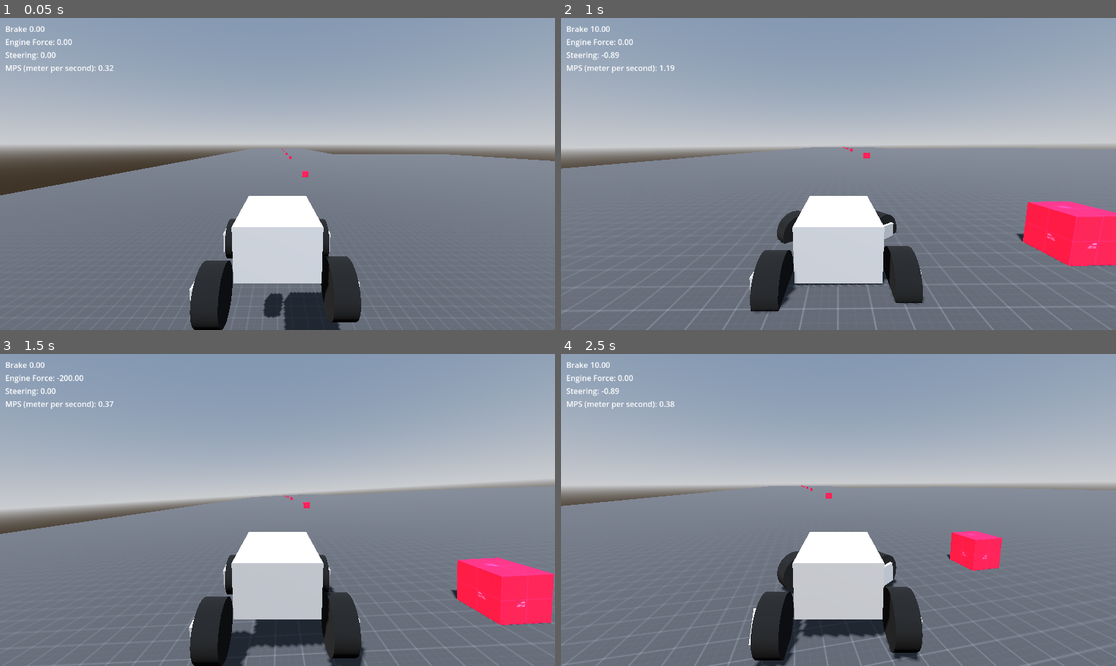
Above: before the commit, frames 1-4 (two rows, left to right).
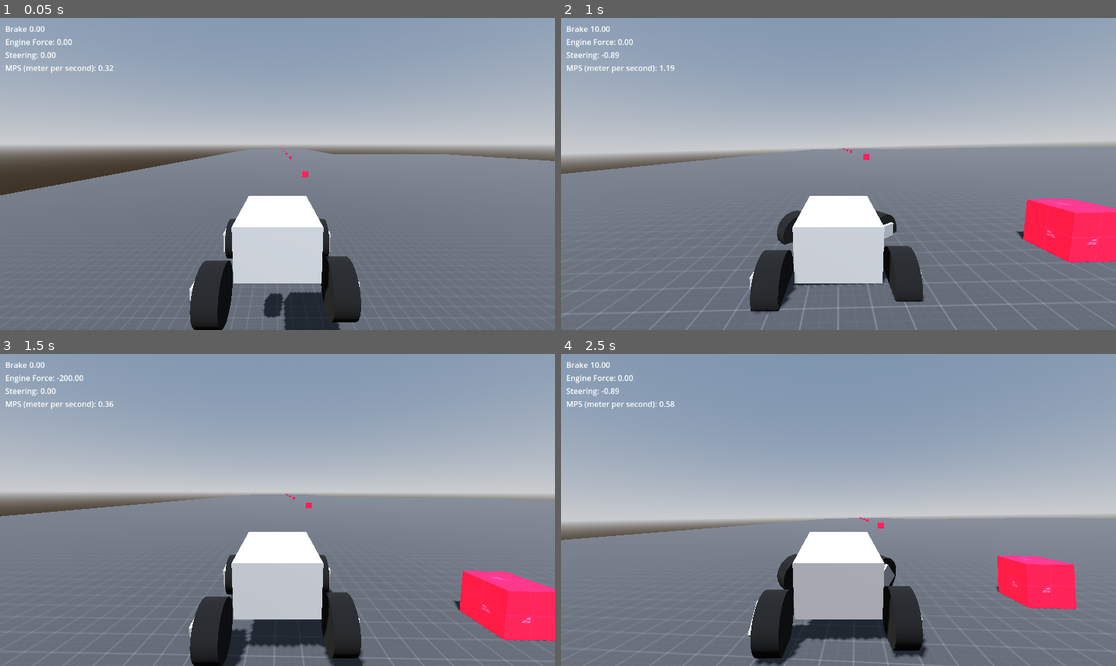
Above: after the commit, the same moments.

Repository: Lightnet/godot_vehicle_tests
Game: Godot game, scene res://main.tscn
The game is run twice, just before and just after one commit, with the same random seed, the same clock (stepped at 60 frames per second) and the same inputs.
Inputs:
- Up to frame 1 (0.05 s): no input
- Up to frame 2 (1 s): hold D (right) from 0.53 s (still down); hold Space (break) from 0.53 s (still down)
- Up to frame 3 (1.5 s): release D (right) at 1.28 s; release Space (break) at 1.28 s; hold S (backward) from 1.28 s (still down); tap Space (break) at 1.35 s
- Up to frame 4 (2.5 s): release S (backward) at 2.03 s; hold D (right) from 2.03 s (still down); hold Space (break) from 2.03 s (still down)

Frame 1 is identical in both runs. In frame 2, 3.2% of the frame differs, in the area x 0-100%, y 41-100%; in frame 3, 7.1%; in frame 4, 25%, in the area x 0-100%, y 15-100%.

Commit message:
testing roll limit.

Diff:
--- a/prefabs/vehicle01/vehicle_body_3d_01.tscn
+++ b/prefabs/vehicle01/vehicle_body_3d_01.tscn
@@ -1,6 +1,6 @@
 [gd_scene load_steps=8 format=3 uid="uid://bkkioyhfod12k"]
 
-[ext_resource type="Script" uid="uid://bwqr372bppkoy" path="res://scripts/vehicle_body_3d.gd" id="1_mgoff"]
+[ext_resource type="Script" uid="uid://bwqr372bppkoy" path="res://scripts/vehicle_body_3d_01.gd" id="1_mgoff"]
 [ext_resource type="Script" uid="uid://baidkja325hlq" path="res://prefabs/vehicle01/control_mps.gd" id="2_ukm51"]
 
 [sub_resource type="StandardMaterial3D" id="StandardMaterial3D_ukm51"]
@@ -20,8 +20,9 @@
 size = Vector3(1.5, 1, 2)
 
 [node name="VehicleBody3D" type="VehicleBody3D"]
+mass = 60.0
 center_of_mass_mode = 1
-center_of_mass = Vector3(0, -1, 0)
+center_of_mass = Vector3(0, -0.5, 0)
 script = ExtResource("1_mgoff")
 ENGINE_POWER = 200
 
@@ -106,6 +107,9 @@
 mesh = SubResource("BoxMesh_ukm51")
 
 [node name="Marker3D" type="Marker3D" parent="."]
+editor_description = "Center of car test
+"
+transform = Transform3D(1, 0, 0, 0, 1, 0, 0, 0, 1, 0, -0.5, 0)
 gizmo_extents = 2.05
 
 [node name="MeshInstance3D" type="MeshInstance3D" parent="."]
Renamed: scripts/vehicle_body_3d.gd -> scripts/vehicle_body_3d_01.gd
Renamed: scripts/vehicle_body_3d.gd.uid -> scripts/vehicle_body_3d_01.gd.uid
Not shown, changed: README.md
